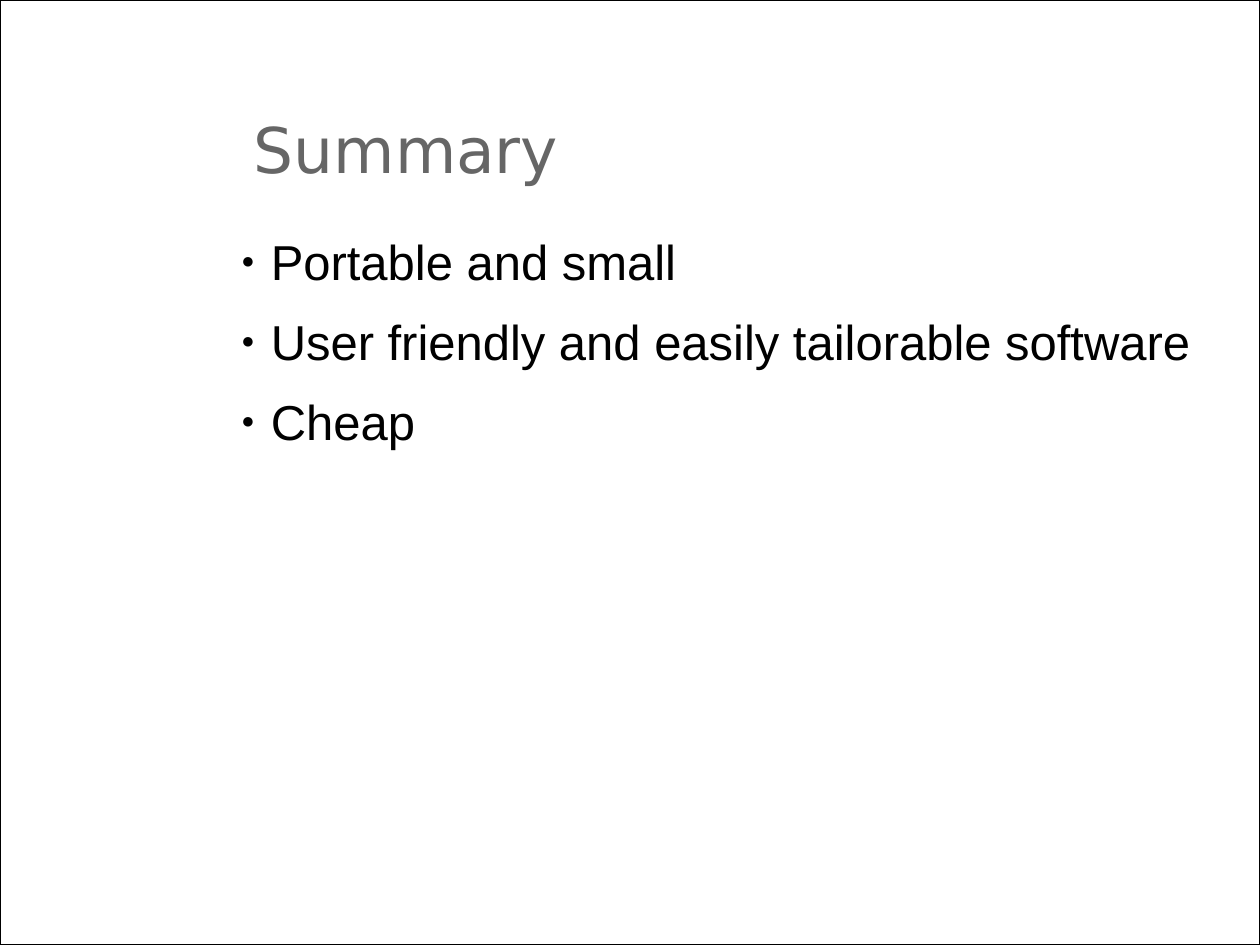
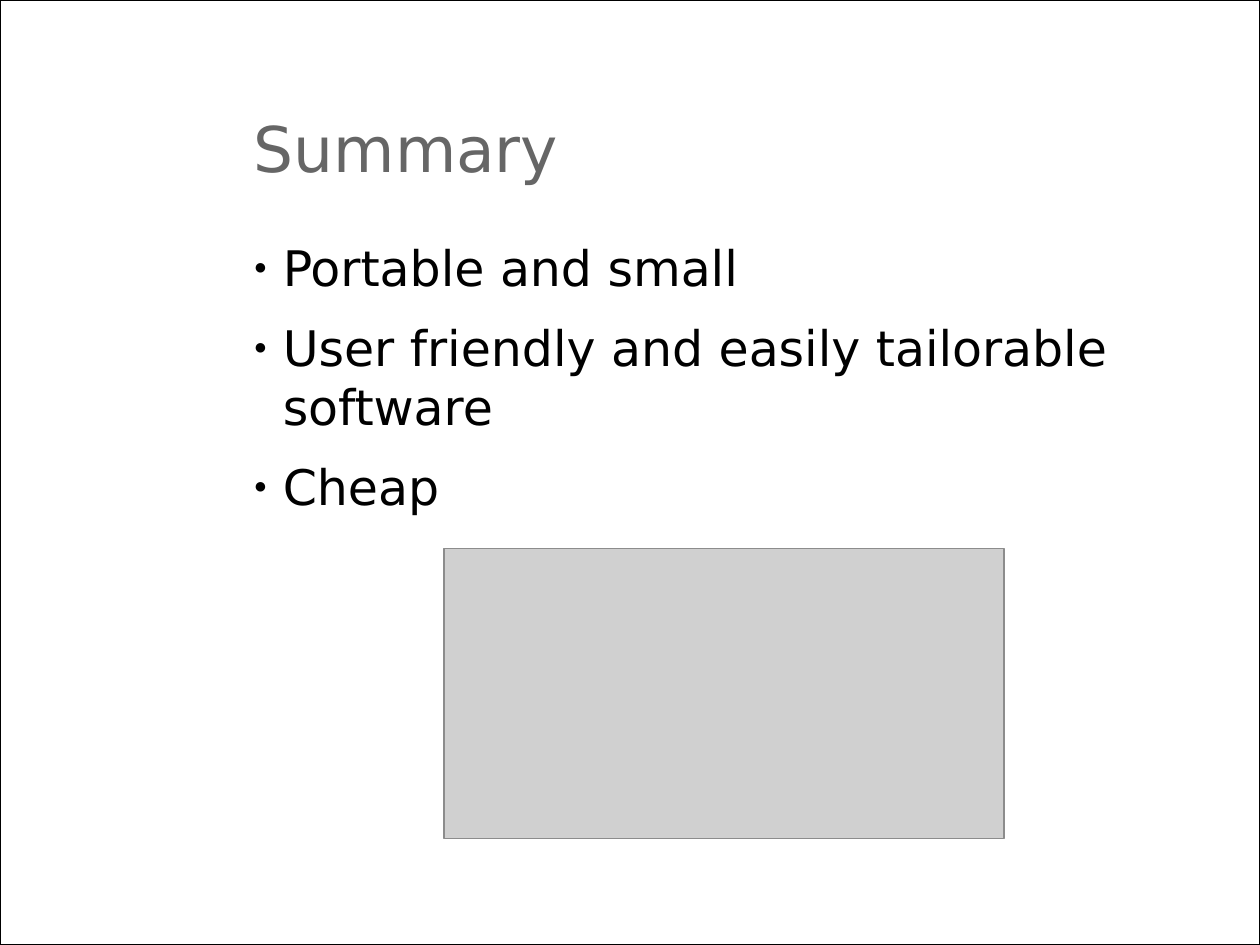
Before and after one commit to m3x1m0m/UppSense, a slide deck: slide 14 of docs/presentations/translational_pitch.ppt (slide 13 before the commit). Drawn at 1260x945 pixels with LibreOffice and Linux fonts; fonts in the diff are those of the drawing; grey boxes stand for pictures; background and template pictures are left out. Boxes give left, top, right and bottom in pixels: in the first picture for what was removed or moved away, otherwise in the second. Text is boxed around its words. In the diff, an @@ line names an element or a change of style, - is before the commit and + after.

```diff
--- a/docs/presentations/translational_pitch.ppt
+++ b/docs/presentations/translational_pitch.ppt
@@ text "Portable and small" at (283, 248, 1107, 516): font Arial to DejaVu Sans @@
@@ picture added at (444, 548, 1003, 838) @@
```
Also in this commit, not shown: 7 other slides changed, 5 slides added, 3 slides removed, 8 other files.
